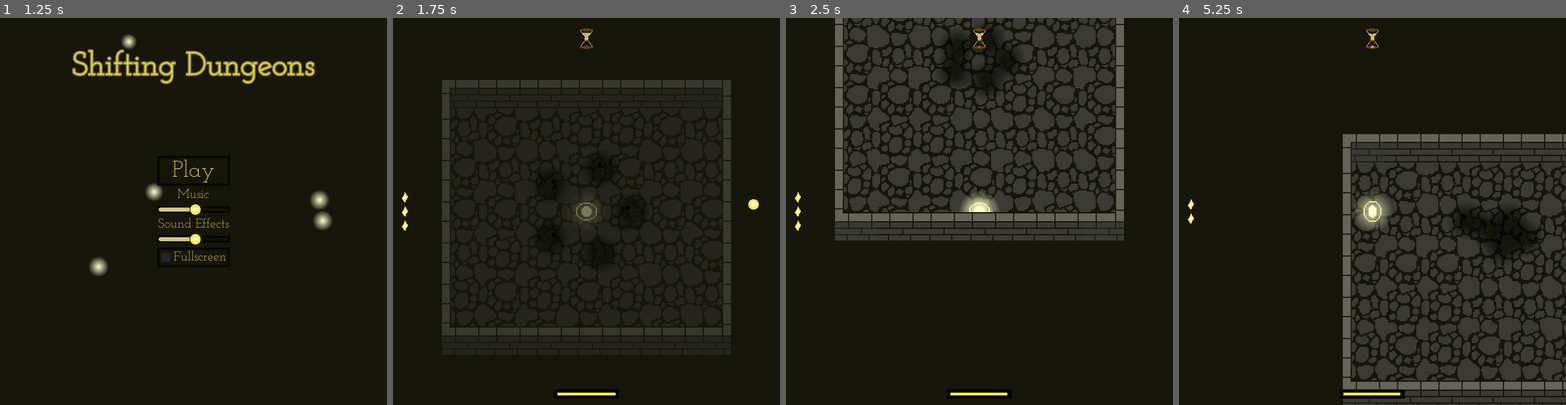
Above: before the commit, frames 1-4 (left to right).
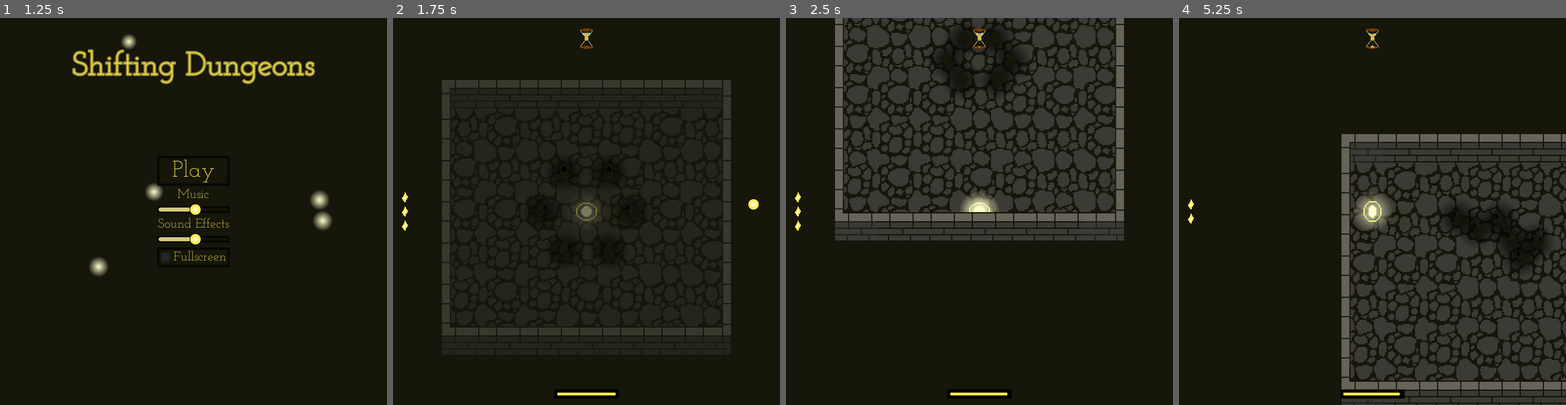
Above: after the commit, the same moments.

Repository: the-alex-g/LD51
Game: Godot game, scene res://Menu/SplashScreen.tscn
The game is run twice, just before and just after one commit, with the same random seed, the same clock (stepped at 60 frames per second) and the same inputs.
Inputs:
- Up to frame 1 (1.25 s): tap Enter (heavy_attack) at 0.5, 0.6 s; hold D (right) from 0.53 s (still down)
- Up to frame 2 (1.75 s): release D (right) at 1.25 s; click "Play" at 1.25 s
- Up to frame 3 (2.5 s): hold S (down) from 2.03 s (still down); tap Enter (heavy_attack) at 2.1 s
- Up to frame 4 (5.25 s): release S (down) at 2.78 s; hold D (right) 2.78-3.53 s; tap Space (primary_attack) at 2.85, 5.1 s; tap Enter (heavy_attack) at 3.05, 3.6, 4.35 s; hold W (up) 3.53-4.28 s; hold A (left) from 4.28 s (still down)

Frame 1 is identical in both runs. In frame 2, less than 0.1% of the frame differs, in the area x 37-54%, y 37-62%; in frame 3, 0.2%; in frame 4, 7.0%, in the area x 42-100%, y 30-100%.

Commit message:
Balancing?

Diff:
--- a/project/Player/Player.gd
+++ b/project/Player/Player.gd
@@ -100,7 +100,7 @@
 		_heavy_attacks.remove(index)
 
 		if _speed <= 150.0:
-			_speed += 10 * (1 + (1 - (_speed / 200)))
+			_speed += 5 * (1 + (1 - (_speed / 200)))
 			emit_signal("update_speed", _speed)
 
 		_hit_area_collision_shape.shape.radius = _heavy_hit_radius
--- a/project/Scenery/World.gd
+++ b/project/Scenery/World.gd
@@ -8,8 +8,8 @@
 enum Connections {NONE, TOP, BOTTOM, LEFT, RIGHT}
 
 const ROOM_SIZE := 7
-const MIN_SHADOWS := 4
-const MAX_SHADOWS := 7
+const MIN_SHADOWS := 5
+const MAX_SHADOWS := 8
 const EMPTY := -1
 const FLOOR_TILES := 3
 const VECTOR_TO_CONNECTION := {Vector2.UP:Connections.BOTTOM, Vector2.DOWN:Connections.TOP, Vector2.LEFT:Connections.RIGHT, Vector2.RIGHT:Connections.LEFT}
@@ -39,15 +39,15 @@
 	_create_room()
 
 
-func _create_room(at := Vector2.ZERO, side_connected := Connections.NONE, enemies := true)->void:
+func _create_room(at := Vector2.ZERO, side_connected := Connections.NONE, enemies := true, walls_only := false)->void:
 	at *= ROOM_SIZE
 	_fade_in.position = at * 32
 	_fade_in.modulate = Color.white
 	for x in ROOM_SIZE:
 		for y in ROOM_SIZE:
-			if y != 0:
+			if y != 0 and not walls_only:
 				_floors.set_cell(x + at.x, y + at.y, _get_floor_tile())
-			else:
+			elif y == 0:
 				_floors.set_cell(x + at.x, y + at.y, EMPTY)
 			# set up walls
 			if x == 0 and y == 0:
@@ -175,7 +175,7 @@
 		next_room_position_options.erase(_previous_room_position)
 	# create the new room
 	var next_room_position = next_room_position_options[randi() % next_room_position_options.size()] as Vector2
-	_create_room(_current_room_position, Connections.NONE, false)
+	_create_room(_current_room_position, Connections.NONE, false, true)
 	_create_room(next_room_position, VECTOR_TO_CONNECTION[next_room_position - _current_room_position])
 	_previous_room_position = _current_room_position
 	_current_room_position = next_room_position
--- a/project/Scenery/World.tscn
+++ b/project/Scenery/World.tscn
@@ -55,6 +55,9 @@
 [sub_resource type="ConvexPolygonShape2D" id=10]
 points = PoolVector2Array( 0, 0, 0, 0, 0, 0, 0, 0, 0, 0, 0, 0, 6.77467, 0.174847, 6.45165, 25.8542, 31.9695, 26.0157, 32, 31.8299, 0.152939, 31.8299 )
 
+[sub_resource type="ConvexPolygonShape2D" id=22]
+points = PoolVector2Array( 0, 0.609169, 6.83928, 0.609169, 6.83928, 32, 0, 32 )
+
 [sub_resource type="ConvexPolygonShape2D" id=11]
 points = PoolVector2Array( 0, 31.6684, 0, 26.5002, 25.9719, 26.1772, 25.8104, 0.174847, 32, 0, 32, 32 )
 
@@ -69,6 +72,15 @@
 
 [sub_resource type="ConvexPolygonShape2D" id=15]
 points = PoolVector2Array( 32, 32, 25.6927, 32, 25.8542, 0, 32, 0 )
+
+[sub_resource type="ConvexPolygonShape2D" id=23]
+points = PoolVector2Array( 0, 0, 6.5602, 0, 6.28111, 32, 0, 32 )
+
+[sub_resource type="ConvexPolygonShape2D" id=24]
+points = PoolVector2Array( 25.6321, 0, 32, 0, 32, 32, 25.074, 32 )
+
+[sub_resource type="ConvexPolygonShape2D" id=25]
+points = PoolVector2Array( 32, 32, 26.0015, 32, 26.0015, 0.330086, 32, 0.330086 )
 
 [sub_resource type="TileSet" id=8]
 0/name = "Walls.png 0"
@@ -228,9 +240,16 @@
 7/navigation_offset = Vector2( 0, 0 )
 7/shape_offset = Vector2( 0, 0 )
 7/shape_transform = Transform2D( 1, 0, 0, 1, 0, 0 )
+7/shape = SubResource( 23 )
 7/shape_one_way = false
-7/shape_one_way_margin = 0.0
-7/shapes = [  ]
+7/shape_one_way_margin = 1.0
+7/shapes = [ {
+"autotile_coord": Vector2( 0, 0 ),
+"one_way": false,
+"one_way_margin": 1.0,
+"shape": SubResource( 23 ),
+"shape_transform": Transform2D( 1, 0, 0, 1, 0, 0 )
+} ]
 7/z_index = 0
 8/name = "Walls.png 8"
 8/texture = ExtResource( 1 )
@@ -242,9 +261,16 @@
 8/navigation_offset = Vector2( 0, 0 )
 8/shape_offset = Vector2( 0, 0 )
 8/shape_transform = Transform2D( 1, 0, 0, 1, 0, 0 )
+8/shape = SubResource( 24 )
 8/shape_one_way = false
-8/shape_one_way_margin = 0.0
-8/shapes = [  ]
+8/shape_one_way_margin = 1.0
+8/shapes = [ {
+"autotile_coord": Vector2( 0, 0 ),
+"one_way": false,
+"one_way_margin": 1.0,
+"shape": SubResource( 24 ),
+"shape_transform": Transform2D( 1, 0, 0, 1, 0, 0 )
+} ]
 8/z_index = 0
 9/name = "Walls.png 9"
 9/texture = ExtResource( 1 )
@@ -256,9 +282,16 @@
 9/navigation_offset = Vector2( 0, 0 )
 9/shape_offset = Vector2( 0, 0 )
 9/shape_transform = Transform2D( 1, 0, 0, 1, 0, 0 )
+9/shape = SubResource( 25 )
 9/shape_one_way = false
-9/shape_one_way_margin = 0.0
-9/shapes = [  ]
+9/shape_one_way_margin = 1.0
+9/shapes = [ {
+"autotile_coord": Vector2( 0, 0 ),
+"one_way": false,
+"one_way_margin": 1.0,
+"shape": SubResource( 25 ),
+"shape_transform": Transform2D( 1, 0, 0, 1, 0, 0 )
+} ]
 9/z_index = 0
 10/name = "Walls.png 10"
 10/texture = ExtResource( 1 )
@@ -270,9 +303,16 @@
 10/navigation_offset = Vector2( 0, 0 )
 10/shape_offset = Vector2( 0, 0 )
 10/shape_transform = Transform2D( 1, 0, 0, 1, 0, 0 )
+10/shape = SubResource( 22 )
 10/shape_one_way = false
-10/shape_one_way_margin = 0.0
-10/shapes = [  ]
+10/shape_one_way_margin = 1.0
+10/shapes = [ {
+"autotile_coord": Vector2( 0, 0 ),
+"one_way": false,
+"one_way_margin": 1.0,
+"shape": SubResource( 22 ),
+"shape_transform": Transform2D( 1, 0, 0, 1, 0, 0 )
+} ]
 10/z_index = 0
 
 [sub_resource type="Animation" id=17]
Not shown: 1 places in project/Scenery/World.tscn that only renumber resources
